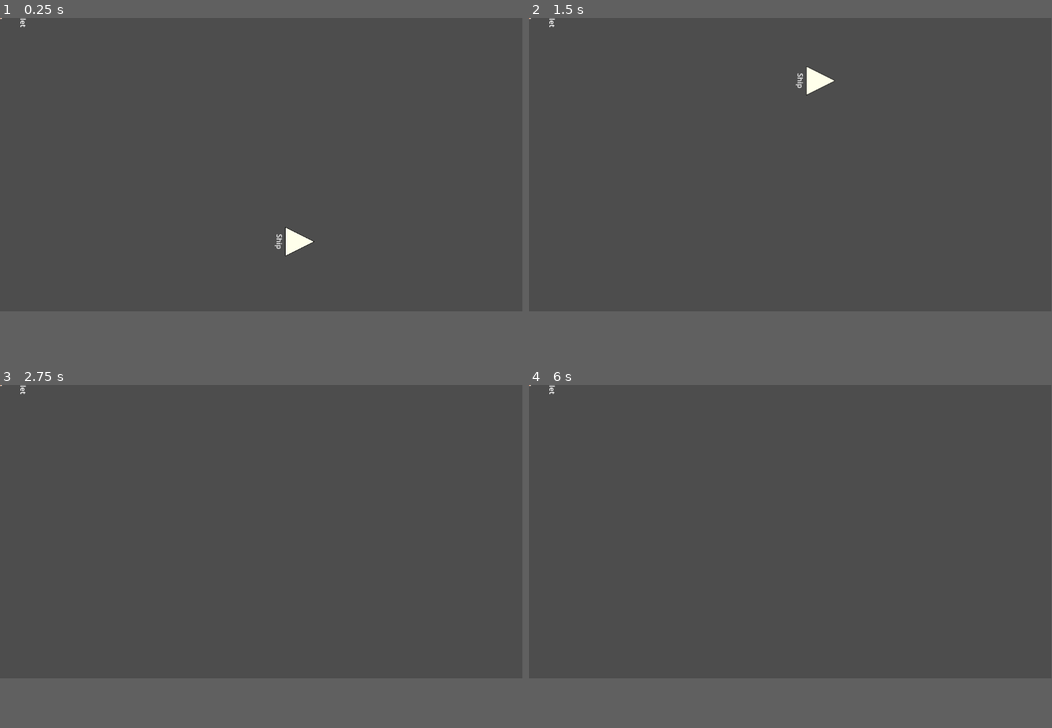
Above: before the commit, frames 1-4 (two rows, left to right).
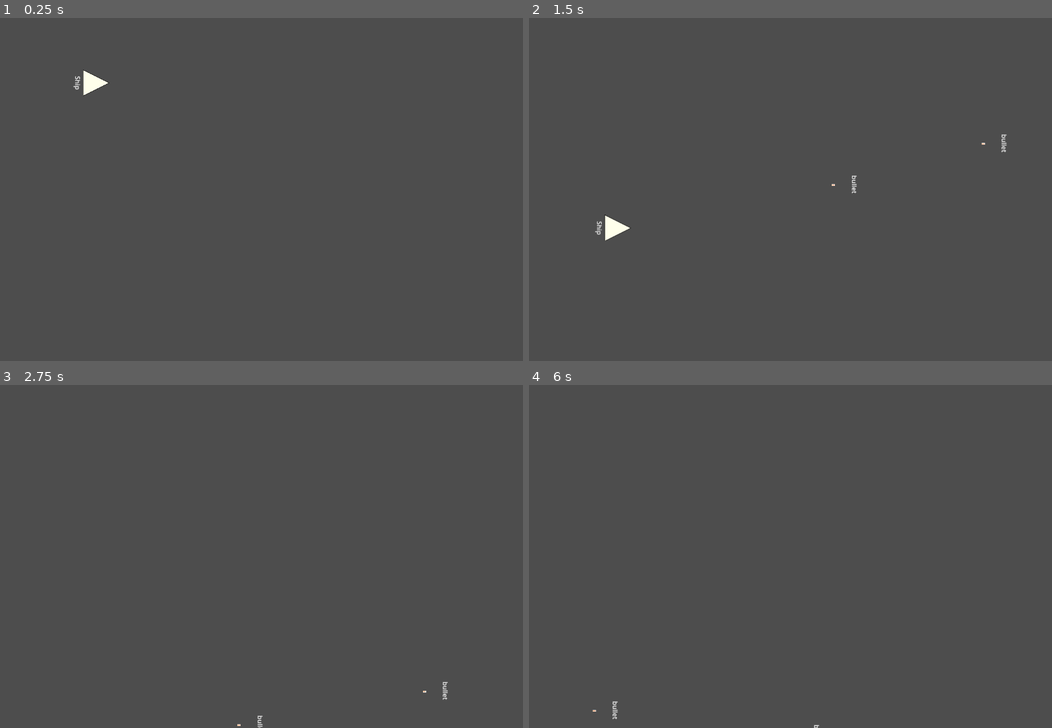
Above: after the commit, the same moments.

Repository: TixonSc/Space-Battle
Game: Godot game, scene res://Game/game.tscn
The game is run twice, just before and just after one commit, with the same random seed, the same clock (stepped at 60 frames per second) and the same inputs.
Inputs:
- Up to frame 1 (0.25 s): no input
- Up to frame 2 (1.5 s): tap Enter at 0.5 s; hold E (strafe_right) 0.53-1.28 s; hold Space (shoot) 0.53-1.28 s; hold S (move_back) from 1.28 s (still down); tap X (anchor) at 1.35 s
- Up to frame 3 (2.75 s): tap Space (shoot) at 1.55 s; release S (move_back) at 2.03 s; hold E (strafe_right) from 2.03 s (still down); hold Space (shoot) from 2.03 s (still down)
- Up to frame 4 (6 s): release E (strafe_right) at 2.78 s; release Space (shoot) at 2.78 s; hold W (move_forward) 2.78-3.53 s; tap Space (shoot) at 2.85, 3.8, 4.25, 4.35 s; tap Enter at 3.5, 5 s; hold X (anchor) 3.53-4.28 s; hold Q (strafe_left) 3.53-5.03 s; hold S (move_back) 5.03-5.78 s; hold Space (shoot) 5.03-5.78 s; hold E (strafe_right) from 5.78 s (still down); tap X (anchor) at 5.85 s
In our replay, the window is 799x449 before the commit and 800x525 after it. These sizes can differ from the game's own. Grey fills any space a smaller window leaves; there, only what the larger window draws over its background counts as a difference.

The runs differ from the first frame. In frame 1, 0.5% of the frame differs, in the area x 0-61%, y 0-70%; in frame 2, 0.6%, in the area x 0-92%, y 0-65%; in frame 3, less than 0.1%; in frame 4, less than 0.1%.
Error before the commit: Invalid call. Nonexistent function 'connet' in base 'Signal'. (res://Game/game.gd:12)

Commit message:
Edit game, player, bullet. Normal test ver.

Diff:
--- a/src/BaseObject/base_object.gd
+++ b/src/BaseObject/base_object.gd
@@ -5,8 +5,12 @@
 
 var durability
 
-func _init():
+func _ready():
 	durability = durability_cap
+	print(str(name) + " = " + str(durability))
+
+func _physics_process(delta):
+	var collision_info = move_and_collide(linear_velocity * delta)
 
 func destruct():
 	queue_free()
@@ -16,13 +20,11 @@
 		destruct()
 	else:
 		durability -= damage
+		print(name + " <<< damaged on " + str(damage))
+		print(name + " has >>> " + str(durability))
+		print("----")
 
-func _on_BaseObject_body_entered(body: BaseObject):
+func _on_body_entered(body: BaseObject):
 	var difference = body.linear_velocity.distance_to(linear_velocity)
 	take_damage(difference * body.mass)
 	body.take_damage(difference * mass)
-
-func _physics_process(delta):
-	var collision_info = move_and_collide(linear_velocity * delta)
-	if collision_info:
-		linear_velocity = linear_velocity.bounce(collision_info.get_normal())
--- a/src/BaseObject/base_object.tscn
+++ b/src/BaseObject/base_object.tscn
@@ -20,3 +20,5 @@
 vertical_alignment = 1
 
 [node name="Sprite2D" type="Sprite2D" parent="."]
+
+[connection signal="body_entered" from="." to="." method="_on_body_entered"]
--- a/src/Bullet/bullet.gd
+++ b/src/Bullet/bullet.gd
@@ -1,8 +1,11 @@
 class_name Bullet
 extends BaseObject
 
-func _on_BaseObject_body_entered(body: BaseObject):
+func _on_body_entered(body: BaseObject):
 	var difference = body.linear_velocity.distance_to(linear_velocity)
 	body.take_damage(difference * mass)
-	print("Bullet:damage")
-	queue_free()
+	destruct()
+
+func _process(delta):
+	if (linear_velocity.length() < 1/delta):
+		destruct()
--- a/src/Bullet/bullet.tscn
+++ b/src/Bullet/bullet.tscn
@@ -9,7 +9,6 @@
 linear_damp = 0.5
 angular_damp = 0.5
 script = ExtResource("2_eswpy")
-durability_cap = 10
 
 [node name="CollisionPolygon2D" parent="." index="0"]
 rotation = 1.57079
--- a/src/Game/game.gd
+++ b/src/Game/game.gd
@@ -9,9 +9,11 @@
 	player = get_tree().get_first_node_in_group("player")
 	assert(player!=null)
 	player.global_position = player_spawn_pos.global_position
-	player.bullet_shot.connet(_on_player_bullet_shot)
+	player.bullet_shot.connect(_on_player_bullet_shot)
 
-func _on_player_bullet_shot(bullet_scene, location):
+func _on_player_bullet_shot(bullet_scene, location, direction: Vector2, bullet_velocity):
 	var bullet = bullet_scene.instantiate()
-	bullet.position = location
+	bullet.global_position = location
+	bullet.rotation = direction.angle()
+	bullet.linear_velocity = direction * bullet_velocity
 	bullet_container.add_child(bullet)
--- a/src/Game/game.tscn
+++ b/src/Game/game.tscn
@@ -10,10 +10,8 @@
 [node name="Bullet" parent="." instance=ExtResource("2_bavaf")]
 
 [node name="PlayerSpawnPos" type="Marker2D" parent="."]
-position = Vector2(661, 494)
+position = Vector2(235, 159)
 
 [node name="BulletContainer" type="Node2D" parent="."]
-position = Vector2(510, 297)
 
 [node name="Player" parent="." instance=ExtResource("3_tymla")]
-durability_cap = 1
--- a/src/Player/player.gd
+++ b/src/Player/player.gd
@@ -1,20 +1,32 @@
 class_name Player
 extends BaseObject
 
-signal bullet_shot(bullet_scene, location)
+signal bullet_shot(bullet_scene, location, direction, velocity)
 
+@onready var muzzle = $Muzzle
 @onready var bullet_scene = preload("res://Bullet/bullet.tscn")
-@onready var muzzle = $Muzzle
 
 @export var bullet_velocity = 1000
+
+const COOLDAWN = 0.17
+var timer = COOLDAWN
+
+func _process(delta):
+	if delta > timer:
+		if Input.is_action_pressed("shoot"):
+			shoot()
+	else:
+		timer -= delta
+	_move()
+	_rotate()
 
 func _move():
 	var direction = Vector2(cos(rotation), sin(rotation))
 	var boost = mass*(mass/10)
 	if Input.is_action_pressed("strafe_right"):
+		apply_central_impulse(direction.rotated(PI/2)*boost)
+	if Input.is_action_pressed("strafe_left"):
 		apply_central_impulse(direction.rotated(-PI/2)*boost)
-	if Input.is_action_pressed("strafe_left"):
-		apply_central_impulse(direction.rotated(PI/2)*boost)
 	if Input.is_action_pressed("move_forward"):
 		apply_central_impulse(direction*boost)
 	if Input.is_action_pressed("move_back"):
@@ -34,11 +46,8 @@
 func shoot():
 	bullet_shot.emit(
 		bullet_scene,
-		muzzle.global_position
+		muzzle.global_position,
+		Vector2(cos(rotation), sin(rotation)),
+		bullet_velocity + linear_velocity.length()
 	)
-
-func _process(delta):
-	_move()
-	_rotate()
-	if Input.is_action_pressed("shoot"):
-		shoot()
+	timer = COOLDAWN
--- a/src/project.godot
+++ b/src/project.godot
@@ -14,6 +14,11 @@
 run/main_scene="res://Game/game.tscn"
 config/features=PackedStringArray("4.0", "GL Compatibility")
 config/icon="res://icon.svg"
+
+[display]
+
+window/size/viewport_width=1280
+window/size/viewport_height=840
 
 [input]
 
